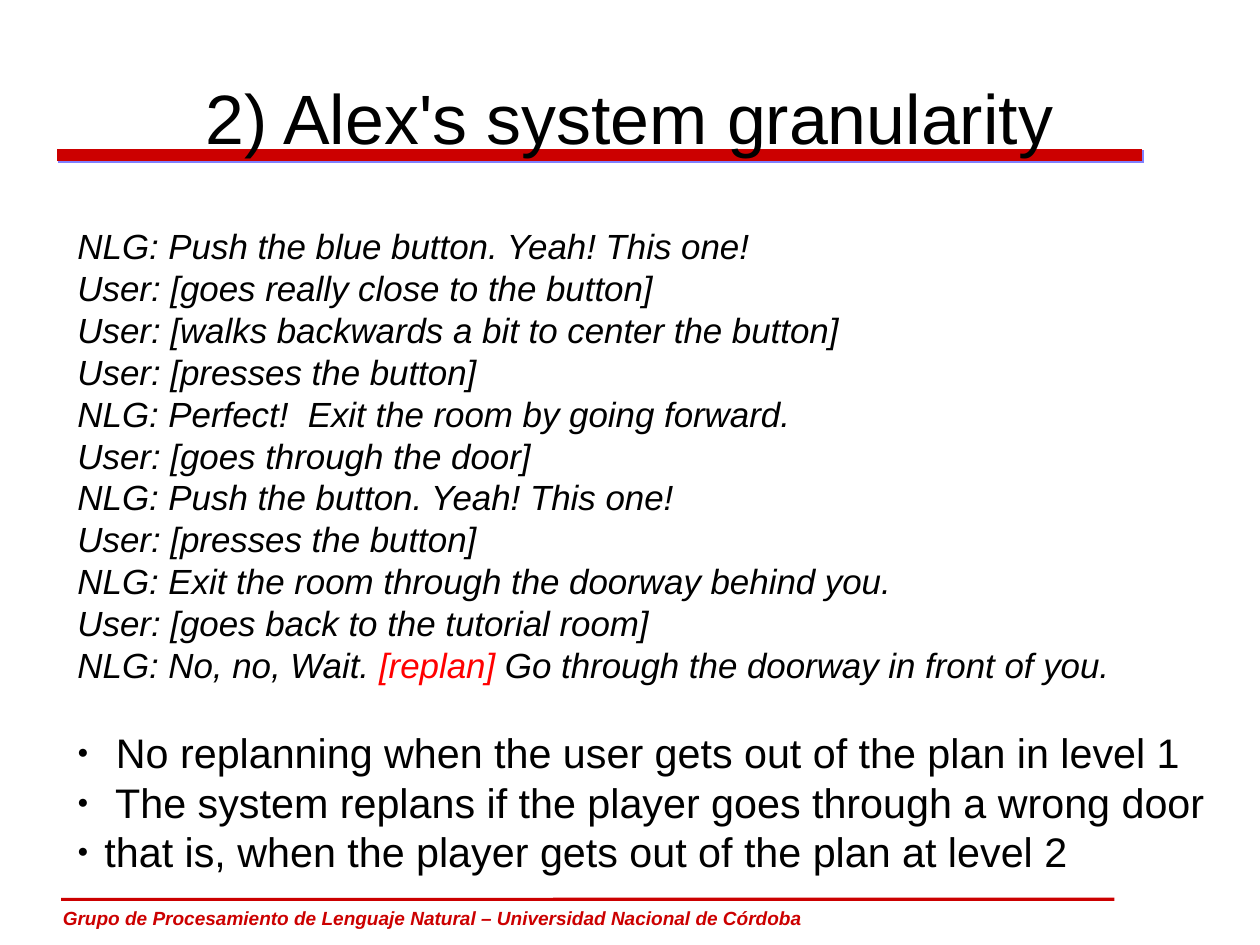
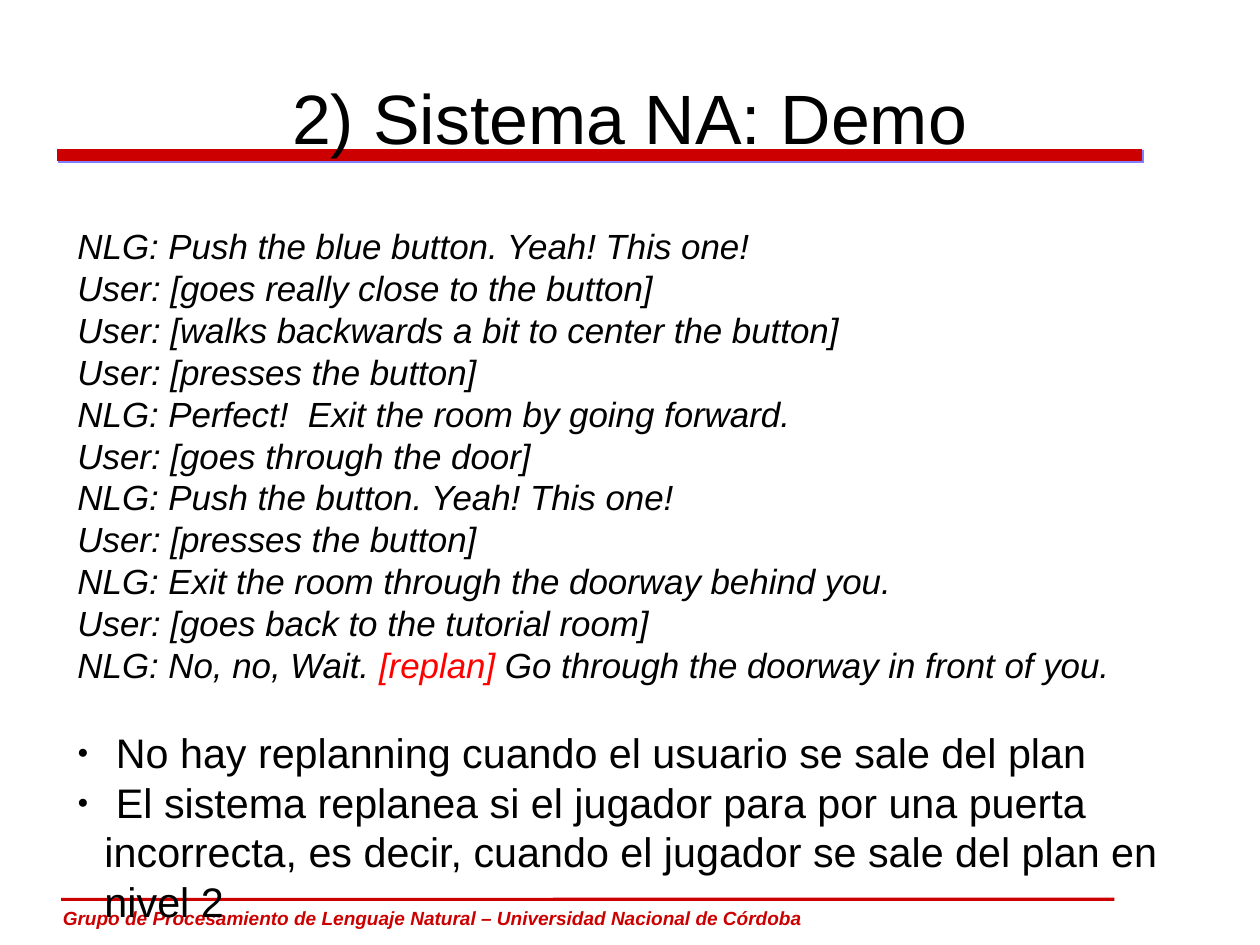
Before and after one commit to carlosareces/elic10, a slide deck: slide 20 of slides/dia5.odp (slide 16 before the commit). Drawn at 1260x945 pixels with LibreOffice and Linux fonts; fonts in the diff are those of the drawing; background and template pictures are left out. Boxes give left, top, right and bottom in pixels: in the first picture for what was removed or moved away, otherwise in the second. Text is boxed around its words. In the diff, an @@ line names an element or a change of style, - is before the commit and + after.

```diff
--- a/slides/dia5.odp
+++ b/slides/dia5.odp
@@ title at bbox=[292, 93, 967, 157]: text changed @@
-2) Alex's system granularity
+2) Sistema NA: Demo
@@ text at bbox=[104, 738, 1157, 875]: text changed @@
-● No replanning when the user gets out of the plan in level 1
-● The system replans if the player goes through a wrong door
-● that is, when the player gets out of the plan at level 2
+● No hay replanning cuando el usuario se sale del plan
+● El sistema replanea si el jugador para por una puerta incorrecta, es decir, cuando el jugador se sale del plan en nivel 2
```
Also in this commit, not shown: 14 other slides changed, 14 slides added, 5 slides removed.
